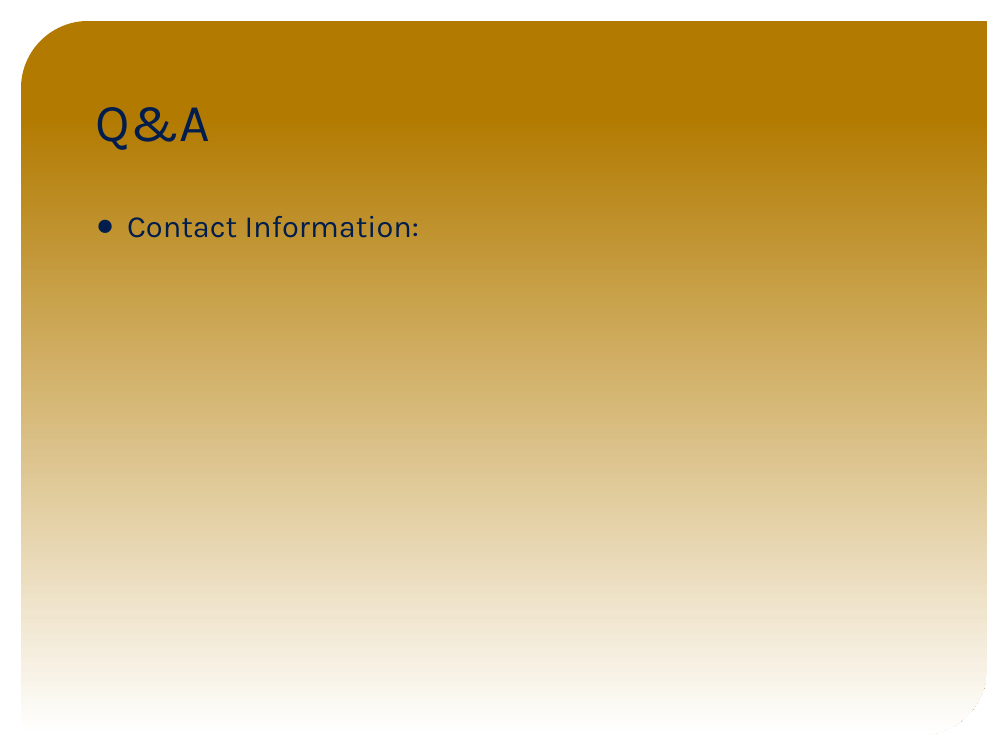
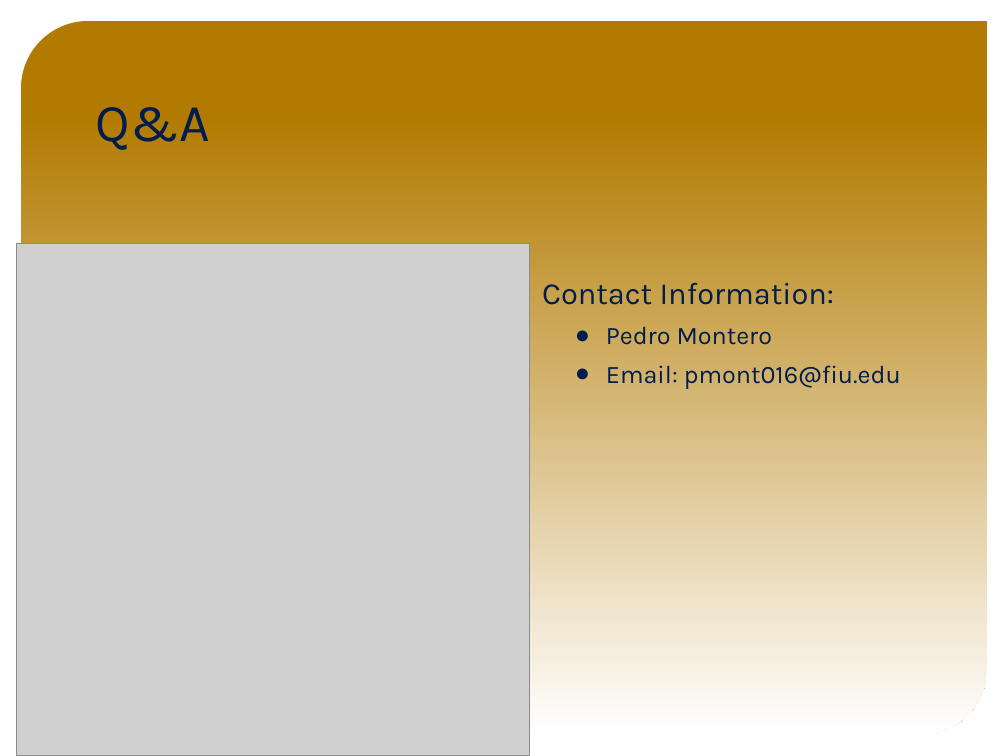
Before and after one commit to FIU-SCIS-Senior-Projects/Medzmate, a slide deck: slide 21 of Presentation Slides/pedro-montero-finalpresentation.pptx (slide 20 before the commit). Drawn at 1008x756 pixels with LibreOffice and Linux fonts; fonts in the diff are those of the drawing; grey boxes stand for pictures; background and template pictures are left out. Boxes give left, top, right and bottom in pixels: in the first picture for what was removed or moved away, otherwise in the second. Text is boxed around its words. In the diff, an @@ line names an element or a change of style, - is before the commit and + after.

```diff
--- a/Presentation Slides/pedro-montero-finalpresentation.pptx
+++ b/Presentation Slides/pedro-montero-finalpresentation.pptx
@@ picture added at (17, 244, 529, 756) @@
@@ text "Contact Information:": place and size @@
-text "Contact Information:" at (127, 216, 419, 238)
+text "Contact Information:" at (542, 283, 901, 389)
@@ text at (606, 327, 901, 389): paragraphs added @@
+    ● Pedro Montero
+    ● Email: pmont016@fiu.edu
```
Also in this commit, not shown: 6 other slides changed, 2 slides added, 1 slide removed, 1 other file.
